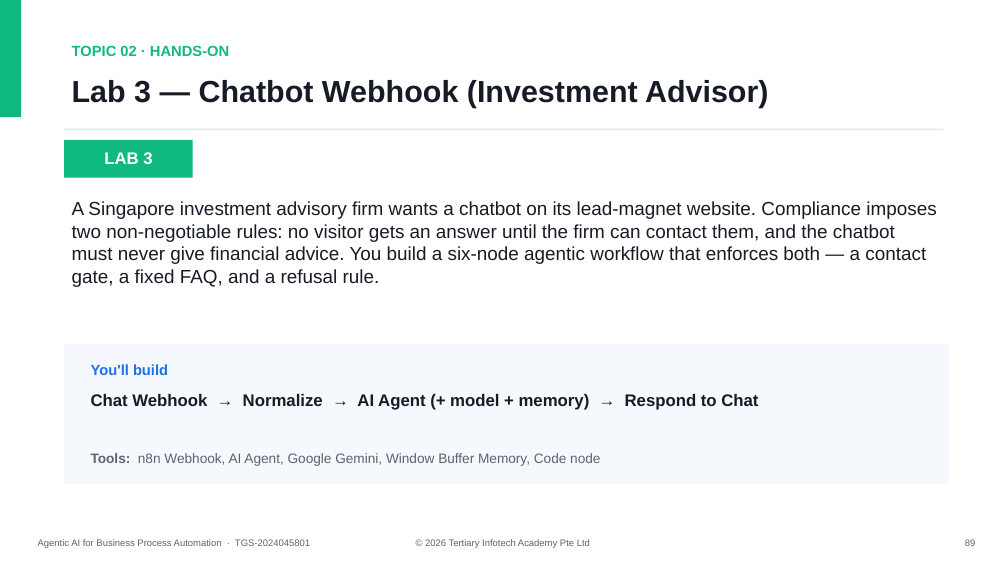
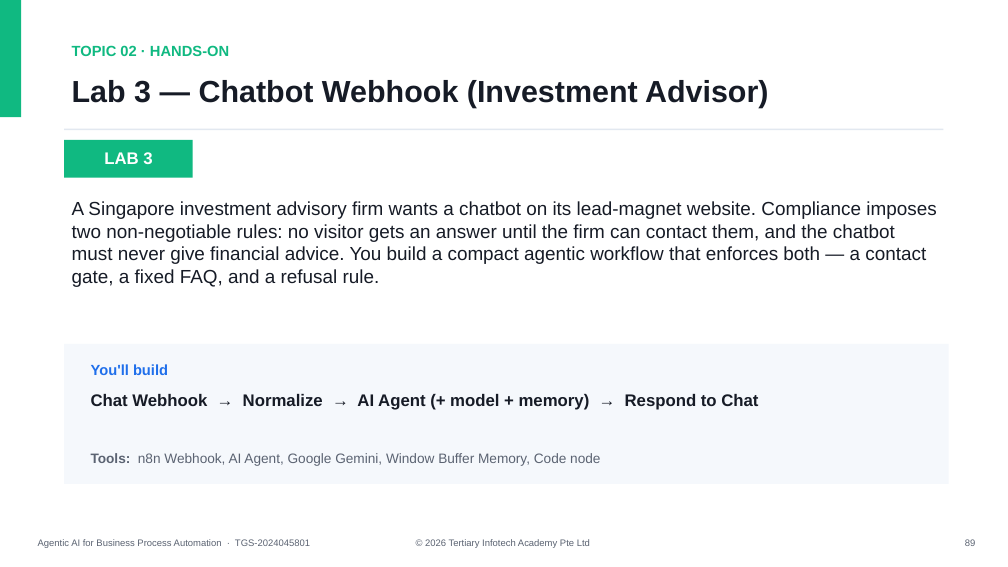
Before and after one commit to tertiarycourses/TGS-2024045801-Agentic-AI-for-Business-Process-Automation, a slide deck: slide 90 of courseware/Agentic AI for Business Process Automation-v1.2.pptx. Drawn at 1008x567 pixels with LibreOffice and Linux fonts; fonts in the diff are those of the drawing. Boxes give left, top, right and bottom in pixels: in the first picture for what was removed or moved away, otherwise in the second. Text is boxed around its words. In the diff, an @@ line names an element or a change of style, - is before the commit and + after.

```diff
--- a/courseware/Agentic AI for Business Process Automation-v1.2.pptx
+++ b/courseware/Agentic AI for Business Process Automation-v1.2.pptx
@@ text at bbox=[72, 201, 936, 287]: text changed @@
-A Singapore investment advisory firm wants a chatbot on its lead-magnet website. Compliance imposes two non-negotiable rules: no visitor gets an answer until the firm can contact them, and the chatbot must never give financial advice. You build a six-node agentic workflow that enforces both — a contact gate, a fixed FAQ, and a refusal rule.
+A Singapore investment advisory firm wants a chatbot on its lead-magnet website. Compliance imposes two non-negotiable rules: no visitor gets an answer until the firm can contact them, and the chatbot must never give financial advice. You build a compact agentic workflow that enforces both — a contact gate, a fixed FAQ, and a refusal rule.
```
Also in this commit, not shown: 5 other slides changed, 14 other files.
